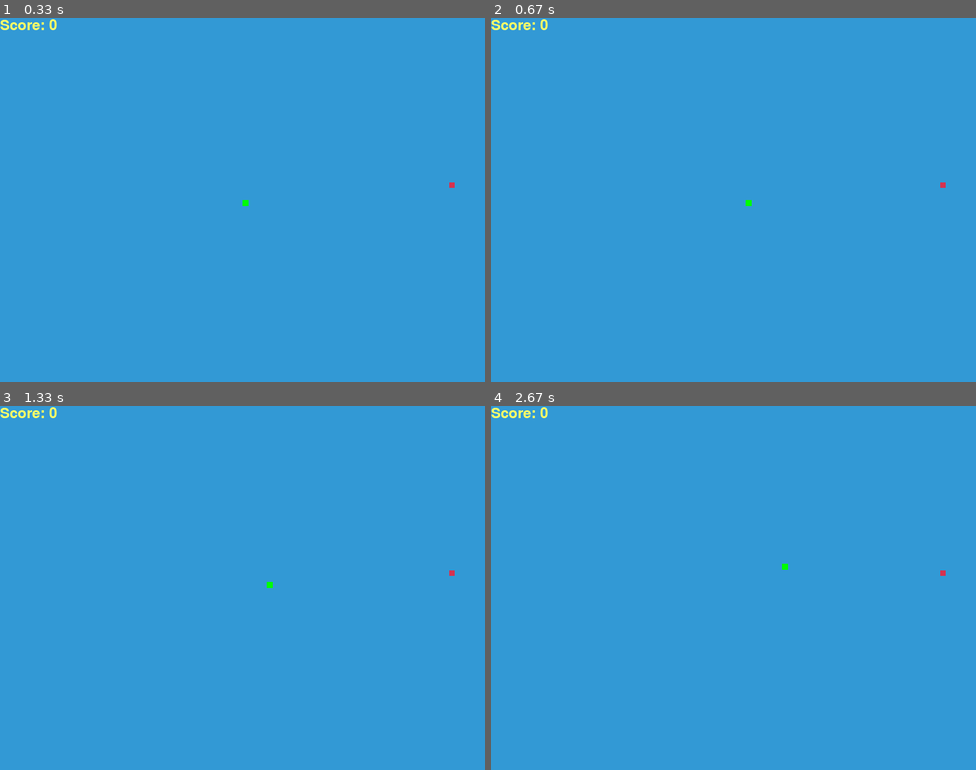
Above: before the commit, frames 1-4 (two rows, left to right).
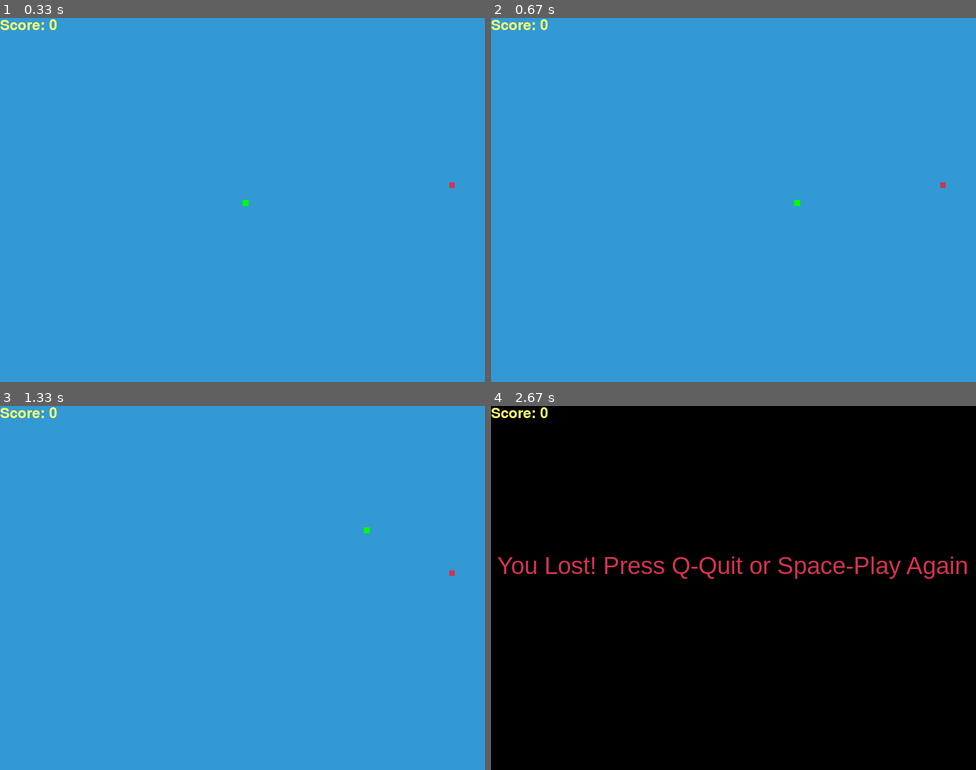
Above: after the commit, the same moments.

Repository: M1keEm/snakePyGame
Game: pygame game, started from snake.py
Two runs of this game, one before a commit and one after it. Both use one fixed random seed, a clock stepped at 60 frames per second and the inputs below.
Inputs:
- Up to frame 1 (0.33 s): no input
- Up to frame 2 (0.67 s): hold Right from 0.33 s (still down)
- Up to frame 3 (1.33 s): release Right at 0.8 s; hold Up 0.83-1.13 s; hold Right from 1.17 s (still down)
- Up to frame 4 (2.67 s): release Right at 1.63 s; hold Up 1.67-2.2 s; hold Right 2.23-2.53 s

Frame 1 is identical in both runs. In frame 2, less than 0.1% of the frame differs, in the area x 52-64%, y 50-52%; in frame 3, less than 0.1%; in frame 4, 100%, in the area x 0-100%, y 0-100%.

Commit message:
message fix

Diff:
--- a/snake.py
+++ b/snake.py
@@ -19,7 +19,7 @@
 
 # clock - game speed
 CLOCK = pygame.time.Clock()
-fps = 5
+fps = 30
 SNAKE_BLOCK = 10  # snake moves 10 pixels at a time
 
 # font style
@@ -40,7 +40,7 @@
 
 def message(msg, color):
     mesg = FONT_STYLE.render(msg, True, color)
-    WINDOW.blit(mesg, [WIDTH / 6, HEIGHT / 3])
+    WINDOW.blit(mesg, [10, HEIGHT / 2.5])
 
 # main game loop
 def game_loop():
